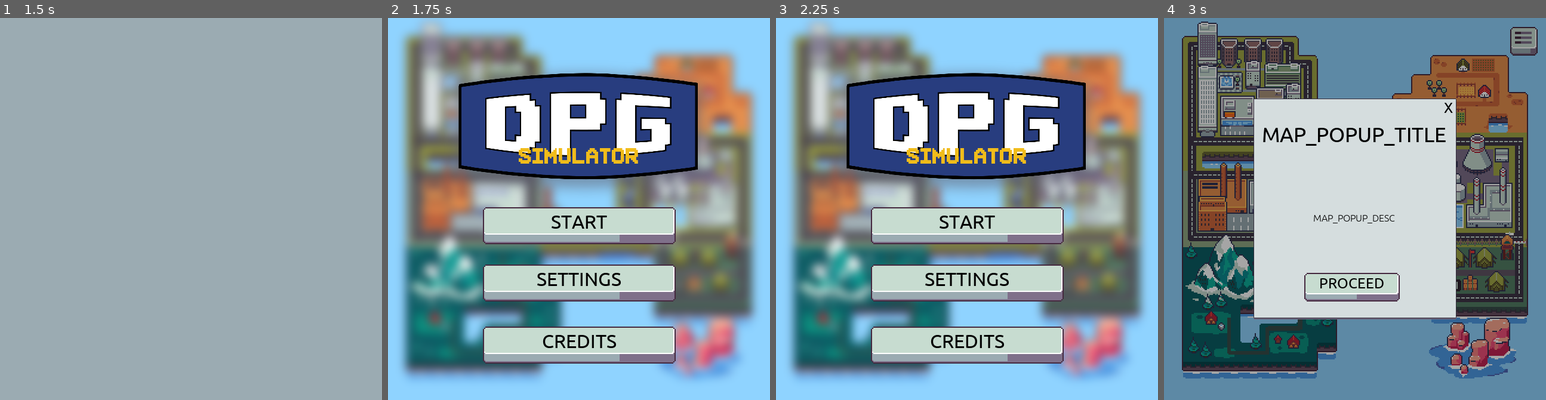
Above: before the commit, frames 1-4 (left to right).
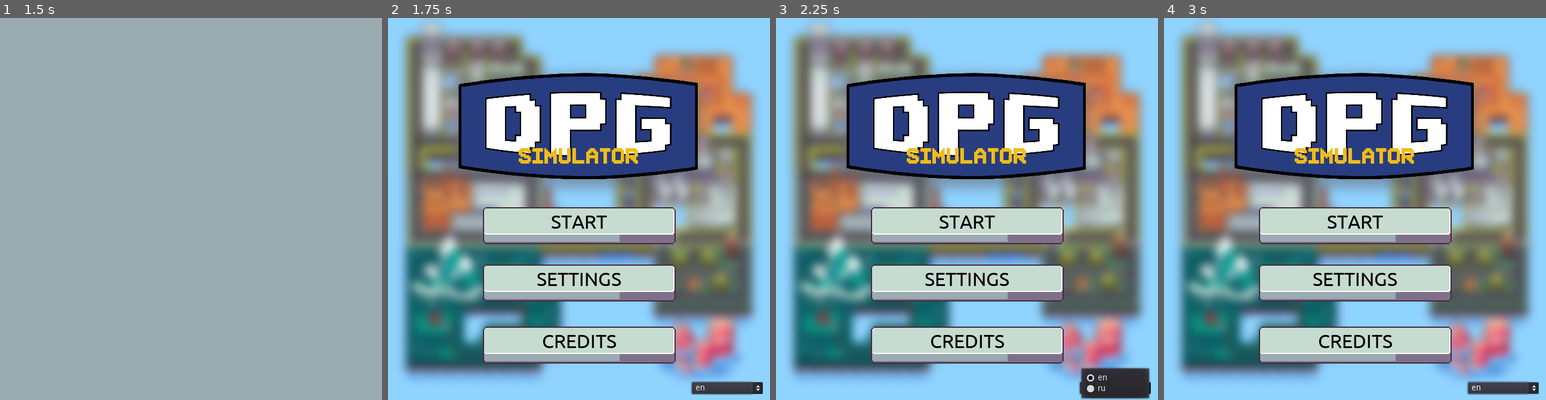
Above: after the commit, the same moments.

Repository: Kazakh-British-Technical-University/dpgsim
Game: Godot game, scene res://Game.tscn
Same seed, same stepped clock (60 frames per second), same inputs: the game is played once before the commit and once after it.
Inputs (mouse positions are in pixels of both pictures, inside the frame that each line leads up to):
- Up to frame 1 (1.5 s): tap Enter at 0.5 s; move the mouse to (275, 189) at 0.52 s; tap Space at 1.25 s; move the mouse to (114, 228) at 1.27 s
- Up to frame 2 (1.75 s): no input
- Up to frame 3 (2.25 s): click (1115, 388) at 2 s, where only the run after the commit has a clickable "en"
- Up to frame 4 (3 s): click "START" at 2.75 s

Frame 1 is identical in both runs. In frame 2, 0.7% of the frame differs, in the area x 79-99%, y 95-99%; in frame 3, 1.5%; in frame 4, 92%, in the area x 0-100%, y 0-100%.
Error in both runs: Attempt to call function 'addGodotFunction' in base 'null instance' on a null instance. (res://web/WebInterface.gd:107)

Commit message:
Added language change button (unfinished)

Diff:
--- a/dpg_sim_game/Game.gd
+++ b/dpg_sim_game/Game.gd
@@ -117,6 +117,11 @@
 	$MapScreen.visible = true
 	$MapScreen.Start()
 
+func _on_language_changed(lang):
+	$WebInterface.ChangeLanguage(lang)
+	yield(get_tree().create_timer(1.5),"timeout")
+	var _reload = get_tree().reload_current_scene()
+
 func PauseGame(pause):
 	if not timerPaused:
 		if pause:
--- /dev/null
+++ b/dpg_sim_game/Scenes/MainMenu/LanguageOption.gd
@@ -0,0 +1,13 @@
+class_name LanguageOption
+extends OptionButton
+
+signal language_changed(lang)
+
+func Start():
+	add_item("en")
+	add_item("ru")
+	connect("item_selected", self, "_on_item_selected")
+	connect("language_changed", global.game, "_on_language_changed")
+
+func _on_item_selected(index):
+	emit_signal("language_changed", get_item_text(index))
--- a/dpg_sim_game/Scenes/MainMenu/MainMenu.gd
+++ b/dpg_sim_game/Scenes/MainMenu/MainMenu.gd
@@ -5,6 +5,7 @@
 	$Start_Button.Start()
 	$Settings_Button.Start()
 	$Credits_Button.Start()
+	$LanguageOption.Start()
 
 func _on_Credits_Button_buttonPressed():
 	$Credits.visible = true
--- a/dpg_sim_game/Scenes/MainMenu/MainMenu.tscn
+++ b/dpg_sim_game/Scenes/MainMenu/MainMenu.tscn
@@ -7,6 +7,7 @@
 [ext_resource path="res://Scenes/Settings/Settings.tscn" type="PackedScene" id=5]
 [ext_resource path="res://Sprites/DPG_logo.png" type="Texture" id=6]
 [ext_resource path="res://Sprites/Map/map_blurred.png" type="Texture" id=7]
+[ext_resource path="res://Scenes/MainMenu/LanguageOption.gd" type="Script" id=8]
 
 [sub_resource type="StyleBoxEmpty" id=1]
 
@@ -57,5 +58,13 @@
 [node name="Settings" parent="." instance=ExtResource( 5 )]
 visible = false
 
+[node name="LanguageOption" type="OptionButton" parent="."]
+margin_left = 509.0
+margin_top = 610.0
+margin_right = 628.0
+margin_bottom = 630.0
+text = "Language"
+script = ExtResource( 8 )
+
 [connection signal="buttonPressed" from="Settings_Button" to="." method="_on_Settings_Button_buttonPressed"]
 [connection signal="buttonPressed" from="Credits_Button" to="." method="_on_Credits_Button_buttonPressed"]
--- a/dpg_sim_game/project.godot
+++ b/dpg_sim_game/project.godot
@@ -13,6 +13,11 @@
 "class": "GameTooltip",
 "language": "GDScript",
 "path": "res://Scenes/Common/Tooltip.gd"
+}, {
+"base": "OptionButton",
+"class": "LanguageOption",
+"language": "GDScript",
+"path": "res://Scenes/MainMenu/LanguageOption.gd"
 }, {
 "base": "Node2D",
 "class": "MainGame",
@@ -31,6 +36,7 @@
 } ]
 _global_script_class_icons={
 "GameTooltip": "",
+"LanguageOption": "",
 "MainGame": "",
 "PointCounter": "",
 "PointParticle": ""
--- a/dpg_sim_game/web/WebInterface.gd
+++ b/dpg_sim_game/web/WebInterface.gd
@@ -129,3 +129,7 @@
 	window.fetchLocalizedData("Events")
 	window.fetchLocalizedData("Actions")
 	window.fetchLocalizedData("Team")
+
+func ChangeLanguage(newLang):
+	window.changeLanguage(newLang)
+	LoadLocalizedFiles()
Not shown: 1 places in dpg_sim_game/Scenes/MainMenu/MainMenu.tscn that only renumber resources
Not shown, changed: dpg_sim_export/dpg_script.js
